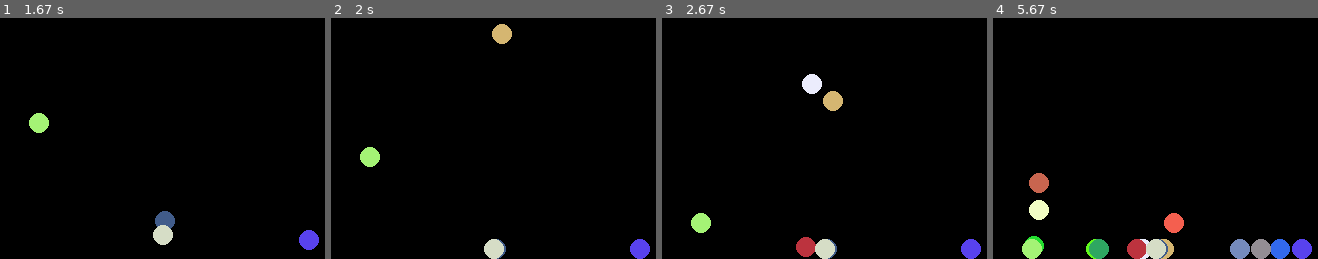
Above: before the commit, frames 1-4 (left to right).
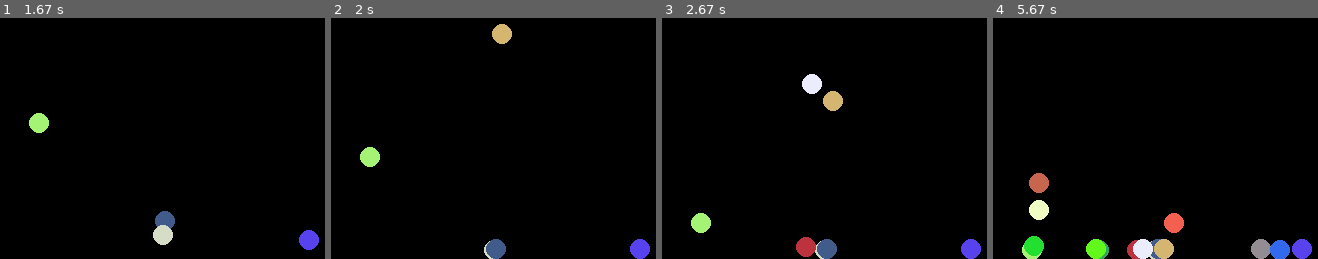
Above: after the commit, the same moments.

Repository: AspirantDrago/PyGameBalls
Game: pygame game, started from main.py
Two runs of this game, one before a commit and one after it. Both use one fixed random seed, a clock stepped at 60 frames per second and the inputs below.
Inputs (mouse positions are in pixels of both pictures, inside the frame that each line leads up to):
- Up to frame 1 (1.67 s): click (162, 109) at 0.38 s; click (165, 128) at 0.72 s; click (39, 63) at 1.05 s; click (308, 213) at 1.38 s
- Up to frame 2 (2 s): click (outside the picture) at 1.72 s
- Up to frame 3 (2.67 s): click (805, 186) at 2.05 s; click (811, 58) at 2.38 s
- Up to frame 4 (5.67 s): click (1100, 46) at 2.72 s; click (1259, 83) at 3.05 s; click (1279, 102) at 3.38 s; click (1240, 56) at 3.72 s; click (1038, 51) at 4.05 s; click (1175, 97) at 4.38 s; click (1038, 90) at 4.72 s; click (1097, 196) at 5.05 s; click (1035, 220) at 5.38 s

Frame 1 is identical in both runs. In frame 2, 0.4% of the frame differs, in the area x 47-54%, y 91-100%; in frame 3, 0.4%; in frame 4, 1.8%, in the area x 8-92%, y 91-100%.

Commit message:
Draw falling circles + optimize with second surface

Diff:
--- a/main.py
+++ b/main.py
@@ -15,9 +15,12 @@
         pygame.draw.circle(self.screen, self.color, self.pos, self.radius)
 
     def update(self):
-        self.pos[1] = min(self.pos[1] + self.speed / fps, height - self.radius)
-        pygame.draw.circle(self.screen, self.color, list(map(int, self.pos)), self.radius)
-        return False
+        self.pos[1] += self.speed / fps
+        if self.pos[1] < height - self.radius:
+            pygame.draw.circle(self.screen, self.color, list(map(int, self.pos)), self.radius)
+            return False
+        pygame.draw.circle(screen2, self.color, list(map(int, self.pos)), self.radius)
+        return True
 
 
 size = width, height = 400, 300
@@ -25,14 +28,14 @@
 clock = pygame.time.Clock()
 speed = 100
 fps = 60
-
 running = True
 pos = 0, 0
 screen2 = pygame.Surface(size)
 balls = []
 while running:
     clock.tick(fps)
-    screen2.fill(pygame.Color(0, 0, 0), (0, 0, *size))
+    screen.fill(pygame.Color(0, 0, 0), (0, 0, *size))
+    screen.blit(screen2, (0, 0))
     for i in range(len(balls) - 1, -1, -1):
         if balls[i].update():
             del balls[i]
@@ -40,7 +43,6 @@
         if event.type == pygame.QUIT:
             running = False
         elif event.type == pygame.MOUSEBUTTONDOWN:
-            balls.append(Ball(event.pos, screen2))
-    screen.blit(screen2, (0, 0))
+            balls.append(Ball(event.pos, screen))
     pygame.display.flip()
 pygame.quit()
